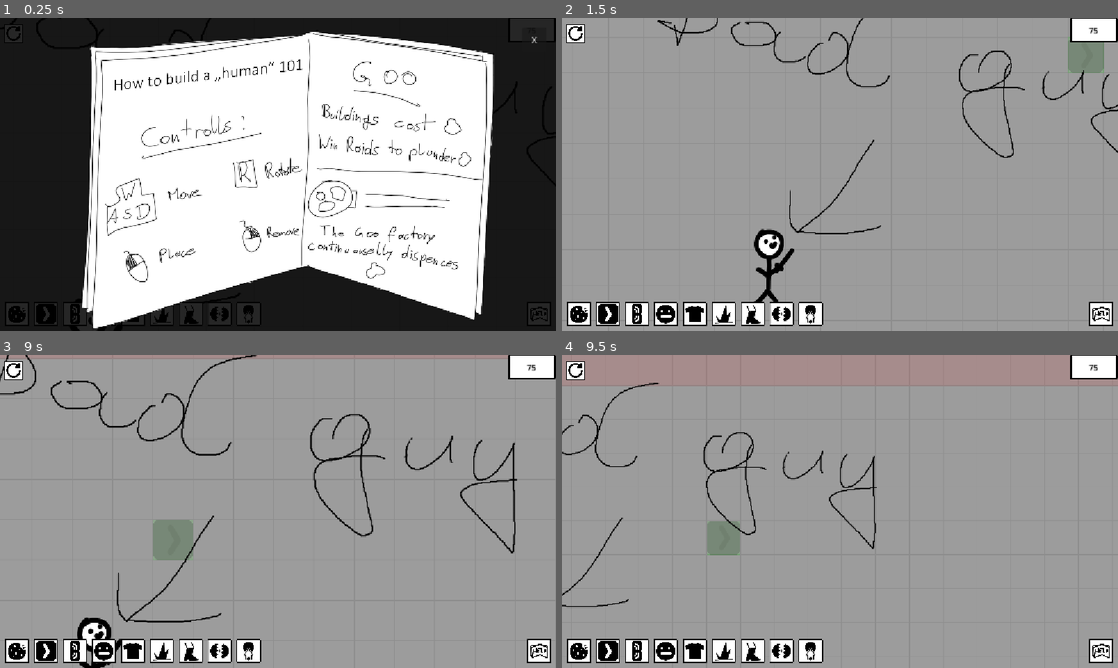
Above: before the commit, frames 1-4 (two rows, left to right).
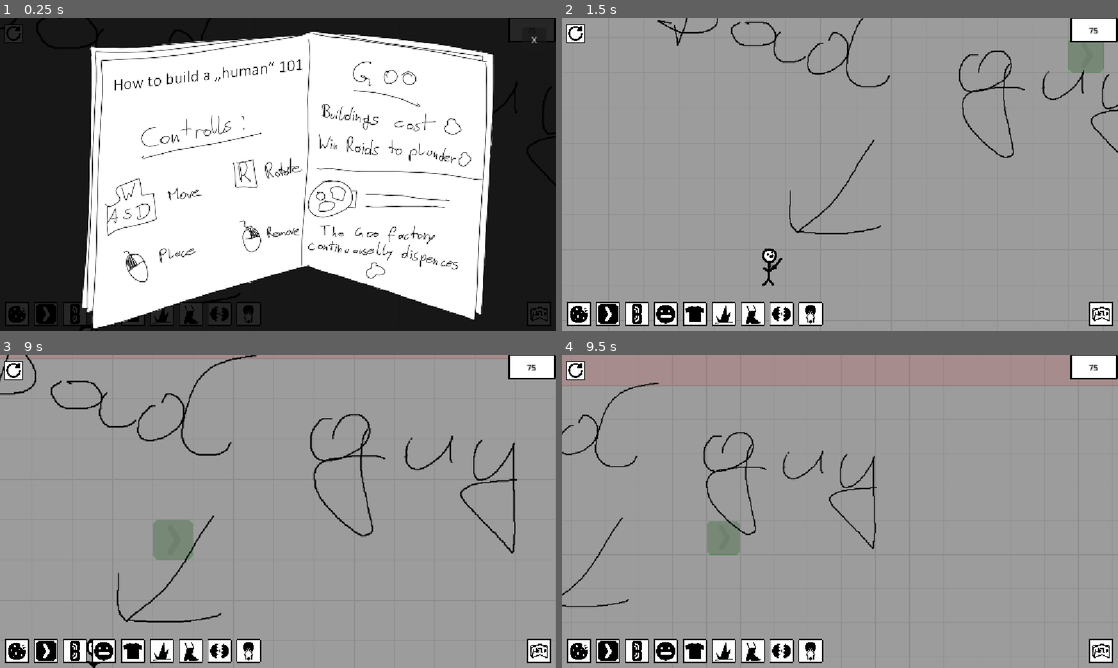
Above: after the commit, the same moments.

Repository: Schlutzkrapfen/Camara-Game
Game: Godot game, scene res://Levels/Tutorial2.tscn
Same seed, same stepped clock (60 frames per second), same inputs: the game is played once before the commit and once after it. This scene is started directly instead of the project's main scene.
Inputs (mouse positions are in pixels of both pictures, inside the frame that each line leads up to):
- Up to frame 1 (0.25 s): no input
- Up to frame 2 (1.5 s): tap Enter at 0.5 s; move the mouse to (962, 158) at 0.52 s; hold D 0.53-1.25 s; tap 0 (Aliver) at 0.6 s; click (962, 158) at 0.67 s; tap Space at 0.77 s; click "X" at 1.25 s
- Up to frame 3 (9 s): click (11, 370) at 2 s; tap Space at 2.75, 3.02, 4.25, 4.52, 5.27, 5.75, 6.02, 7.52, 8.27 s; move the mouse to (166, 527) at 2.77 s; hold S 2.78-3.53 s; tap 2 (Belt) at 2.85 s; tap Enter at 3.5, 5 s; move the mouse to (333, 442) at 3.52 s; hold D 3.53-4.28 s; tap 8 (Combiner) at 3.6 s; move the mouse to (250, 574) at 4.27 s; hold 9 (Upgrader) 4.28-5.03 s; tap ' (Goo_maker) at 4.35 s; click (250, 574) at 4.42 s; move the mouse to (444, 558) at 5.02 s; hold A 5.03-6.53 s; tap 4 (HeadFactory) at 5.1 s; move the mouse to (111, 464) at 5.77 s; tap 7 (Leg) at 5.85 s; move the mouse to (305, 511) at 6.52 s; hold S 6.53-7.28 s; tap 6 (Spike) at 6.6 s; click (305, 511) at 6.67 s; move the mouse to (194, 433) at 7.27 s; hold D 7.28-8.03 s; tap 3 (Splitter) at 7.35 s; move the mouse to (400, 495) at 8.02 s; hold 9 (Upgrader) 8.03-8.78 s; tap 5 (Torso) at 8.1 s; move the mouse to (166, 527) at 8.77 s; hold D from 8.78 s (still down); right-click (166, 527) at 8.85 s; click (166, 527) at 8.92 s
- Up to frame 4 (9.5 s): keep holding D; tap Space at 9.02 s

The runs differ from the first frame. In frame 1, less than 0.1% of the frame differs, in the area x 14-18%, y 97-100%; in frame 2, 0.7%, in the area x 34-42%, y 67-91%; in frame 3, 0.5%; in frame 4, nothing differs.

Commit message:
Scaling and rebalincing another time wohoo

Diff:
--- a/Levels/Enemies/Elite.tscn
+++ b/Levels/Enemies/Elite.tscn
@@ -4,6 +4,7 @@
 [ext_resource type="Texture2D" uid="uid://dt7h3q5w21gfd" path="res://assets/Sprites/Enemies/Shield.png" id="2_rucra"]
 
 [node name="Elite" type="Node2D" unique_id=1843378386 groups=["enemies"]]
+scale = Vector2(0.5, 0.5)
 script = ExtResource("1_rucra")
 hp = 300
 attackDamage = 20
--- a/Levels/Enemies/Elite_Outpost.tscn
+++ b/Levels/Enemies/Elite_Outpost.tscn
@@ -1,17 +1,18 @@
 [gd_scene format=3 uid="uid://c843iaw07rxam"]
 
 [ext_resource type="Script" uid="uid://cymwleeug0qjq" path="res://script/enemy.gd" id="1_8ye4o"]
-[ext_resource type="PackedScene" uid="uid://fp33y2asyxkq" path="res://Levels/Enemies/Guard.tscn" id="2_buqpm"]
+[ext_resource type="PackedScene" uid="uid://cpddsgpqnymaa" path="res://Levels/Enemies/Elite.tscn" id="2_8ye4o"]
 [ext_resource type="Texture2D" uid="uid://cymuipn0xl084" path="res://assets/Sprites/Enemies/Outpost.png" id="3_4db82"]
 
 [node name="Outpost" type="Node2D" unique_id=1843378386 groups=["enemies"]]
 script = ExtResource("1_8ye4o")
 hp = 1000
 speed = 0.0
-attackCooldown = 10.0
+attackDamage = 10
+attackCooldown = 1.0
 attackRange = 1000.0
 isSpawner = true
-spawn = ExtResource("2_buqpm")
+spawn = ExtResource("2_8ye4o")
 minSpawnTime = 15.0
 maxSpawnTime = 20.0
 
--- a/Levels/Enemies/Grunt.tscn
+++ b/Levels/Enemies/Grunt.tscn
@@ -13,4 +13,5 @@
 
 [node name="Sprite2D" type="Sprite2D" parent="." unique_id=780132004]
 position = Vector2(5, -100)
+scale = Vector2(0.5, 0.5)
 texture = ExtResource("2_avifw")
--- a/Levels/Enemies/Guard.tscn
+++ b/Levels/Enemies/Guard.tscn
@@ -4,6 +4,7 @@
 [ext_resource type="Texture2D" uid="uid://dope6ipmp7frt" path="res://assets/Sprites/Enemies/Guard.png" id="2_luroj"]
 
 [node name="Guard" type="Node2D" unique_id=1843378386 groups=["enemies"]]
+scale = Vector2(0.5, 0.5)
 script = ExtResource("1_luroj")
 hp = 30
 speed = 100.0
--- a/Levels/Enemies/Guard_WatchTower.tscn
+++ b/Levels/Enemies/Guard_WatchTower.tscn
@@ -9,7 +9,7 @@
 hp = 300
 speed = 0.0
 attackDamage = 15
-attackCooldown = 10.0
+attackCooldown = 5.0
 attackRange = 500.0
 spawn = ExtResource("2_ustfx")
 minSpawnTime = 5.0
--- a/Levels/Enemies/SummonerBastard.tscn
+++ b/Levels/Enemies/SummonerBastard.tscn
@@ -1,7 +1,7 @@
 [gd_scene format=3 uid="uid://cyepx062g68tf"]
 
 [ext_resource type="Script" uid="uid://cymwleeug0qjq" path="res://script/enemy.gd" id="1_dxub8"]
-[ext_resource type="PackedScene" uid="uid://dlyg7svl3faxm" path="res://Levels/Enemies/Grunt.tscn" id="2_564v5"]
+[ext_resource type="PackedScene" uid="uid://fp33y2asyxkq" path="res://Levels/Enemies/Guard.tscn" id="2_e764o"]
 [ext_resource type="Texture2D" uid="uid://dk3nsdkmgoxy3" path="res://assets/Sprites/Enemies/FlagCarrier.png" id="3_e764o"]
 
 [node name="SummonerBastard" type="Node2D" unique_id=1843378386 groups=["enemies"]]
@@ -12,7 +12,7 @@
 attackCooldown = 2.0
 attackRange = 250.0
 isSpawner = true
-spawn = ExtResource("2_564v5")
+spawn = ExtResource("2_e764o")
 minSpawnTime = 0.5
 maxSpawnTime = 2.0
 
